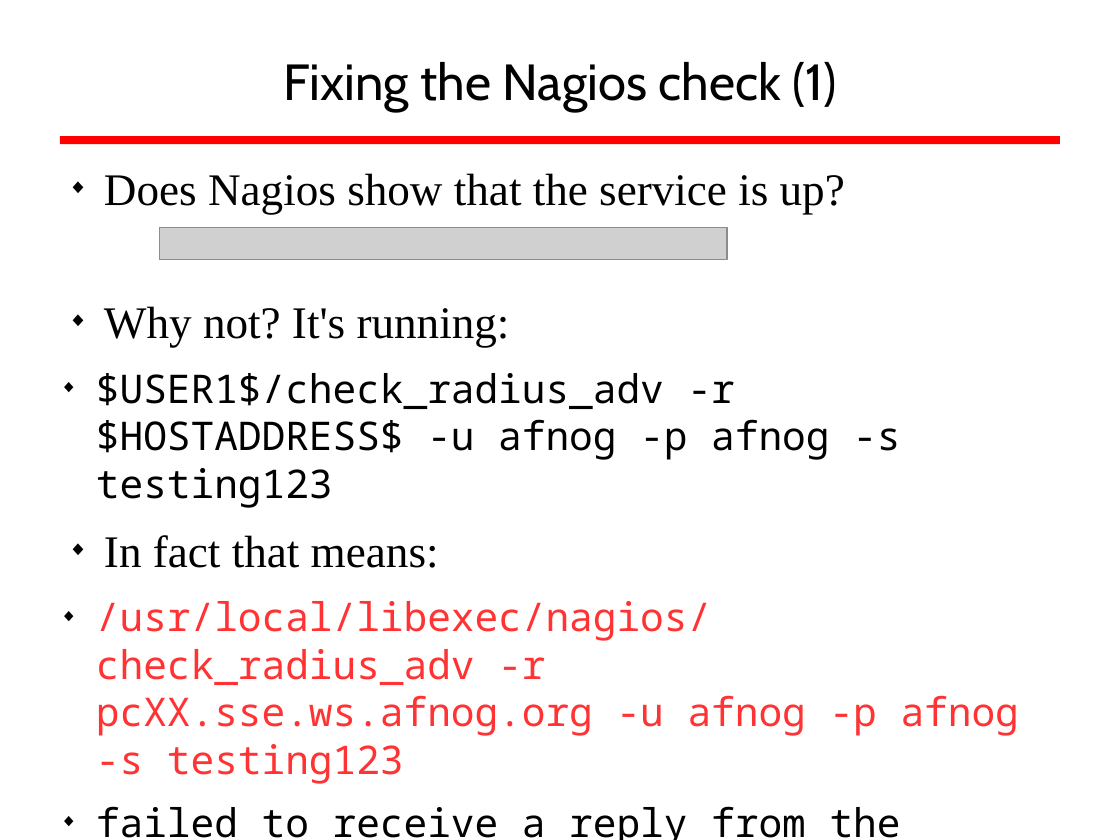
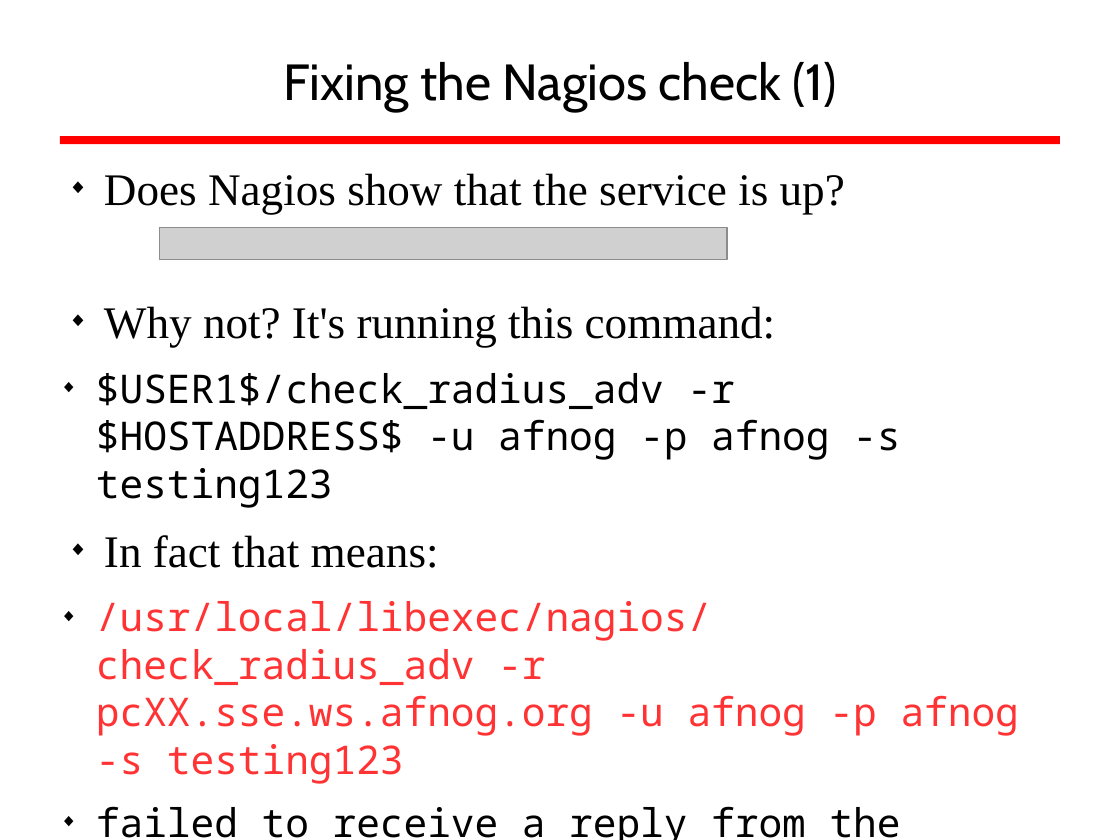
Before and after one commit to afnog/sse, a slide deck: slide 37 of radius/radius_presentation.odp. Drawn at 1120x840 pixels with LibreOffice and Linux fonts; fonts in the diff are those of the drawing; grey boxes stand for pictures; background and template pictures are left out. Boxes give left, top, right and bottom in pixels: in the first picture for what was removed or moved away, otherwise in the second. Text is boxed around its words. In the diff, an @@ line names an element or a change of style, - is before the commit and + after.

Commit message:
/ ‘radius/radius_presentation.odp’

```diff
--- a/radius/radius_presentation.odp
+++ b/radius/radius_presentation.odp
@@ text at [104,306,776,348]: text changed @@
-◆ Why not? It's running:
+◆ Why not? It's running this command:
```
